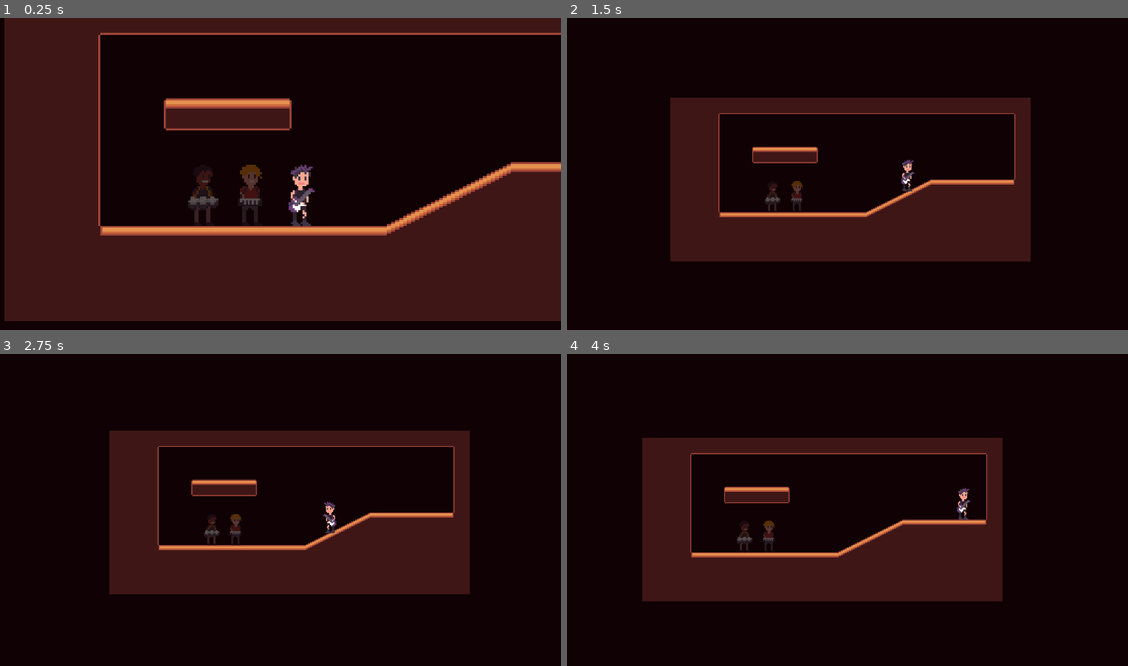
Above: before the commit, frames 1-4 (two rows, left to right).
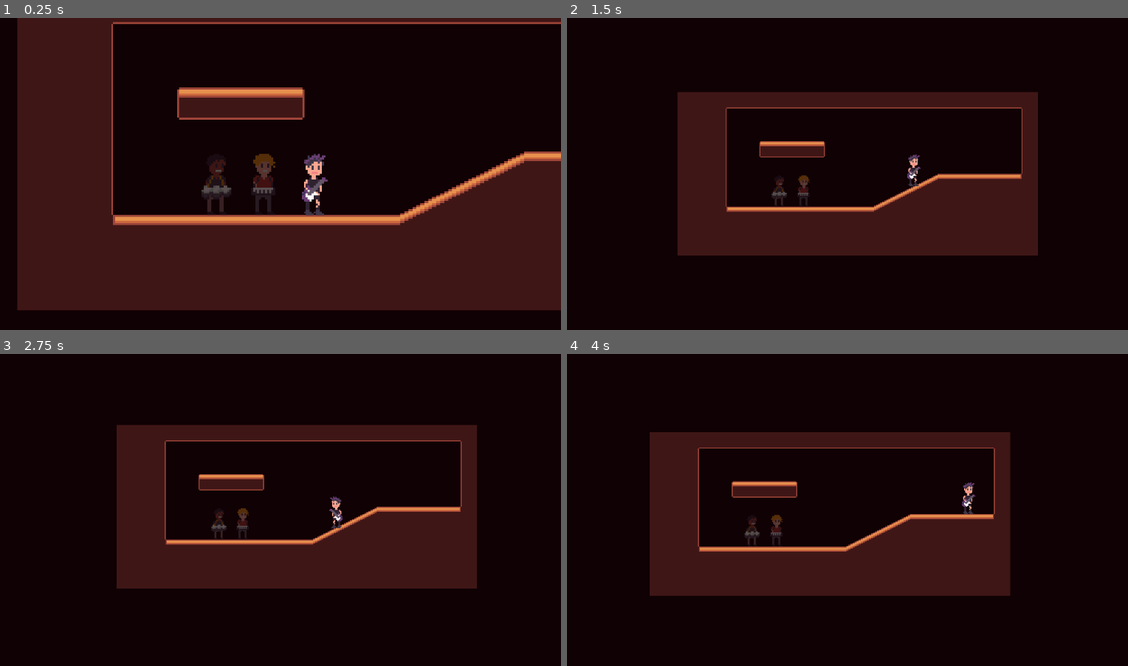
Above: after the commit, the same moments.

Repository: GioWashel/play-it-back
Game: Godot game, scene res://scenes/play_it_back.tscn
Two runs of this game, one before a commit and one after it. Both use one fixed random seed, a clock stepped at 60 frames per second and the inputs below.
Inputs (mouse positions are in pixels of both pictures, inside the frame that each line leads up to):
- Up to frame 1 (0.25 s): no input
- Up to frame 2 (1.5 s): tap Enter at 0.5 s; move the mouse to (965, 167) at 0.52 s; hold Right (right) from 0.53 s (still down); click (965, 167) at 0.6 s; right-click (965, 167) at 0.8 s; move the mouse to (712, 198) at 1.27 s; right-click (712, 198) at 1.35 s
- Up to frame 3 (2.75 s): click (145, 534) at 1.55 s; move the mouse to (325, 447) at 2.02 s; release Right (right) at 2.03 s; hold Left (left) from 2.03 s (still down); click (325, 447) at 2.1 s; right-click (325, 447) at 2.3 s
- Up to frame 4 (4 s): move the mouse to (802, 584) at 2.77 s; release Left (left) at 2.78 s; hold Right (right) from 2.78 s (still down); right-click (802, 584) at 2.85 s; click (802, 584) at 3.05 s; move the mouse to (1010, 569) at 3.52 s; click (1010, 569) at 3.6 s; right-click (1010, 569) at 3.8 s

The runs differ from the first frame. In frame 1, 20% of the frame differs, in the area x 0-100%, y 0-98%; in frame 2, 8.6%; in frame 3, 8.6%; in frame 4, 8.5%.
Error before the commit: Invalid call. Nonexistent function 'primary_action' in base 'Nil'. (res://scripts/player_controller.gd:43)

Commit message:
DrummerBoy primary complete

Diff:
--- a/project.godot
+++ b/project.godot
@@ -18,6 +18,7 @@
 [global_group]
 
 Players=""
+environment=""
 
 [input]
 
@@ -62,6 +63,10 @@
 ]
 }
 
+[physics]
+
+2d/default_gravity=180.0
+
 [rendering]
 
 textures/canvas_textures/default_texture_filter=0
--- a/scenes/drummer_rift.tscn
+++ b/scenes/drummer_rift.tscn
@@ -1,5 +1,6 @@
-[gd_scene load_steps=10 format=3 uid="uid://clfhtararoba3"]
+[gd_scene load_steps=12 format=3 uid="uid://clfhtararoba3"]
 
+[ext_resource type="Script" uid="uid://d0ux0ljrrvoap" path="res://scripts/drummer_rift.gd" id="1_hcab6"]
 [ext_resource type="Texture2D" uid="uid://h31rixsdw7pr" path="res://Assets/DrummerRift.png" id="1_iojdi"]
 [ext_resource type="Texture2D" uid="uid://cxx24mowto8l0" path="res://Assets/MusicNotes.png" id="2_hcab6"]
 
@@ -41,7 +42,7 @@
 }],
 "loop": false,
 "name": &"Wind Down",
-"speed": 5.0
+"speed": 15.0
 }, {
 "frames": [{
 "duration": 1.0,
@@ -55,16 +56,28 @@
 }],
 "loop": false,
 "name": &"Wind Up",
-"speed": 5.0
+"speed": 8.0
 }]
 
-[node name="DrummerRift" type="AnimatedSprite2D"]
+[sub_resource type="CircleShape2D" id="CircleShape2D_hcab6"]
+radius = 8.0
+
+[node name="Rift" type="Area2D"]
+script = ExtResource("1_hcab6")
+rift_speed = 64.0
+jump_strength = 149.445
+
+[node name="Sprite" type="AnimatedSprite2D" parent="."]
+position = Vector2(0, 3)
 sprite_frames = SubResource("SpriteFrames_j64d3")
 animation = &"Wind Up"
 autoplay = "Wind Up"
 
-[node name="NoteExplosionQuarter" type="Sprite2D" parent="."]
+[node name="Notes" type="Node2D" parent="."]
 visible = false
+position = Vector2(0, 3)
+
+[node name="NoteExplosionQuarter" type="Sprite2D" parent="Notes"]
 modulate = Color(0.136498, 0.619295, 1.92523e-07, 1)
 position = Vector2(-5, -8)
 rotation = -0.120428
@@ -73,8 +86,7 @@
 region_enabled = true
 region_rect = Rect2(32, 0, 16, 16)
 
-[node name="NoteExplosionHalf" type="Sprite2D" parent="."]
-visible = false
+[node name="NoteExplosionHalf" type="Sprite2D" parent="Notes"]
 modulate = Color(0.639216, 0.231373, 0.501961, 1)
 position = Vector2(6, -8)
 rotation = 0.23911
@@ -83,8 +95,7 @@
 region_enabled = true
 region_rect = Rect2(48, 0, 16, 16)
 
-[node name="NoteExplosionSixteenth" type="Sprite2D" parent="."]
-visible = false
+[node name="NoteExplosionSixteenth" type="Sprite2D" parent="Notes"]
 modulate = Color(0.223045, 0.4537, 0.471147, 1)
 position = Vector2(-1.19209e-06, -9)
 rotation = -0.0314159
@@ -92,3 +103,15 @@
 texture = ExtResource("2_hcab6")
 region_enabled = true
 region_rect = Rect2(0, 0, 16, 16)
+
+[node name="Expire" type="Timer" parent="."]
+wait_time = 0.75
+one_shot = true
+autostart = true
+
+[node name="Hitbox" type="CollisionShape2D" parent="."]
+shape = SubResource("CircleShape2D_hcab6")
+
+[connection signal="body_entered" from="." to="." method="_on_body_entered"]
+[connection signal="animation_finished" from="Sprite" to="." method="_on_sprite_animation_finished"]
+[connection signal="timeout" from="Expire" to="." method="begin_end"]
--- a/scenes/play_it_back.tscn
+++ b/scenes/play_it_back.tscn
@@ -52,7 +52,7 @@
 zoom = Vector2(4, 4)
 script = ExtResource("1_2pvbs")
 
-[node name="TilemapBase" type="TileMapLayer" parent="."]
+[node name="TilemapBase" type="TileMapLayer" parent="." groups=["environment"]]
 use_parent_material = true
 tile_map_data = PackedByteArray("AAD+/wIAAQABAAAAAAD//wIAAQABAAAAAAAAAAIAAQABAAAAAAABAAIAAQABAAAAAAACAAIAAQABAAAAAAADAA …(2032 unchanged characters)…
 tile_set = SubResource("TileSet_5p0py")
@@ -60,7 +60,7 @@
 [node name="PlayerManager" type="Node2D" parent="."]
 script = ExtResource("2_2pvbs")
 
-[node name="PianoMan" type="CharacterBody2D" parent="PlayerManager"]
+[node name="PianoMan" type="CharacterBody2D" parent="PlayerManager" groups=["Players"]]
 position = Vector2(-19.82, 12.21)
 up_direction = Vector2(0, 1)
 script = ExtResource("1_2u5xn")
@@ -79,9 +79,14 @@
 [node name="Sprite2D" type="Sprite2D" parent="PlayerManager/DrummerBoy"]
 texture = ExtResource("5_5p0py")
 
-[node name="DrummerBoyAction" type="Node2D" parent="PlayerManager/DrummerBoy"]
-position = Vector2(0, -2)
+[node name="DrummerBoyAction" type="Node2D" parent="PlayerManager/DrummerBoy" node_paths=PackedStringArray("cooldownTimer")]
+position = Vector2(0, 3.52)
 script = ExtResource("7_4cl2t")
+cooldownTimer = NodePath("ActionCooldown")
+
+[node name="ActionCooldown" type="Timer" parent="PlayerManager/DrummerBoy/DrummerBoyAction"]
+wait_time = 0.75
+one_shot = true
 
 [node name="CollisionShape2D" type="CollisionShape2D" parent="PlayerManager/DrummerBoy"]
 shape = SubResource("CapsuleShape2D_4a3wb")
--- a/scripts/drummer_boy_action.gd
+++ b/scripts/drummer_boy_action.gd
@@ -1,10 +1,33 @@
 extends Node2D
 
 var rift := preload("res://scenes/drummer_rift.tscn")
+
+@export var cooldownTimer : Timer
+@export var ray_length = 32
+@export var side_offsets = 16
+
+var last_action := 0
+
 func primary_action():
-	var obj := rift.instantiate()
-	obj.global_position = self.global_position
-	get_tree().get_root().get_child(0).add_child(obj)
+	if not cooldownTimer.is_stopped():
+		return
+
+	cooldownTimer.start()
+
+	create_rift(self.global_position + Vector2.RIGHT * side_offsets).init(Vector2.RIGHT)
+	create_rift(self.global_position + Vector2.LEFT * side_offsets).init(Vector2.LEFT)
+
+func create_rift(start_pos : Vector2) -> Drummer_Rift:
+	var space_state = get_world_2d().direct_space_state
+	var query = PhysicsRayQueryParameters2D.create(start_pos, start_pos + Vector2.DOWN * ray_length)
+	query.exclude = [self]
+	var res = space_state.intersect_ray(query)
+
+	var r := rift.instantiate()
+	r.global_position = res.position
+	get_tree().get_root().get_child(0).add_child(r)
+	return r
+
 
 func secondary_action():
 	pass
--- /dev/null
+++ b/scripts/drummer_rift.gd
@@ -0,0 +1,51 @@
+extends Node2D
+class_name Drummer_Rift
+
+@export var rift_speed := 32.0
+@export var breaking_distance := 16.0
+@export var slide_height := 17.0
+@export var jump_strength := 128.0
+var hit = []
+var dir : Vector2
+var init_time : float
+
+func init(_dir: Vector2):
+	dir = _dir.normalized()
+	init_time = Time.get_unix_time_from_system()
+
+func _process(delta):
+	global_position += dir * rift_speed * delta
+
+	var space_state = get_world_2d().direct_space_state
+	#Update height
+	var sp = self.global_position + slide_height * Vector2.UP
+	var rquery = PhysicsRayQueryParameters2D.create(sp, sp + Vector2.DOWN * slide_height*2)
+	rquery.exclude = [self]
+	var rres = space_state.intersect_ray(rquery)
+
+	if rres:
+		global_position = Vector2(global_position.x, rres.get("position").y)
+
+	var start_pos = self.global_position + 10 * Vector2.UP
+	var query = PhysicsRayQueryParameters2D.create(start_pos, start_pos + dir * breaking_distance)
+	query.exclude = [self]
+	var res = space_state.intersect_ray(query)
+
+	if res.get("collider"):
+		if ("environment" in res.get("collider").get_groups()):
+			begin_end()
+
+func begin_end():
+	$Sprite.play("Wind Down")
+	#Make not hit
+
+func _on_sprite_animation_finished():
+	if $Sprite.animation == "Wind Down":
+		queue_free()
+
+func _on_body_entered(body):
+	if ("Players" not in body.get_groups() or body in hit):
+		return
+	hit.append(body)
+
+	body.velocity.y = -jump_strength
--- a/scripts/player_controller.gd
+++ b/scripts/player_controller.gd
@@ -13,7 +13,7 @@
 
 func _physics_process(delta: float) -> void:
 	# Add the gravity.
-	if not is_on_floor():
+	if not on_floor():
 		velocity += get_gravity() * delta
 	# player selected
 	# Get the input direction and handle the movement/deceleration.
@@ -27,6 +27,13 @@
 	var previous_velocity = velocity;
 	move_and_slide();
 
+func on_floor() -> bool:
+	var space_state = get_world_2d().direct_space_state
+	var query = PhysicsRayQueryParameters2D.create(global_position, global_position + Vector2.DOWN * 16)
+	query.exclude = [self]
+	var res = space_state.intersect_ray(query)
+
+	return not res.is_empty()
 
 func pass_input(_dir: float, _primary: bool, _secondary: bool):
 	curr_dir = _dir
@@ -40,7 +47,11 @@
 	secondary = _secondary
 
 func on_primary_action():
+	if action_node == null:
+		return
 	action_node.primary_action()
 
 func on_secondary_action():
+	if action_node == null:
+		return
 	action_node.secondary_action()
Not shown, added: scripts/drummer_rift.gd.uid
